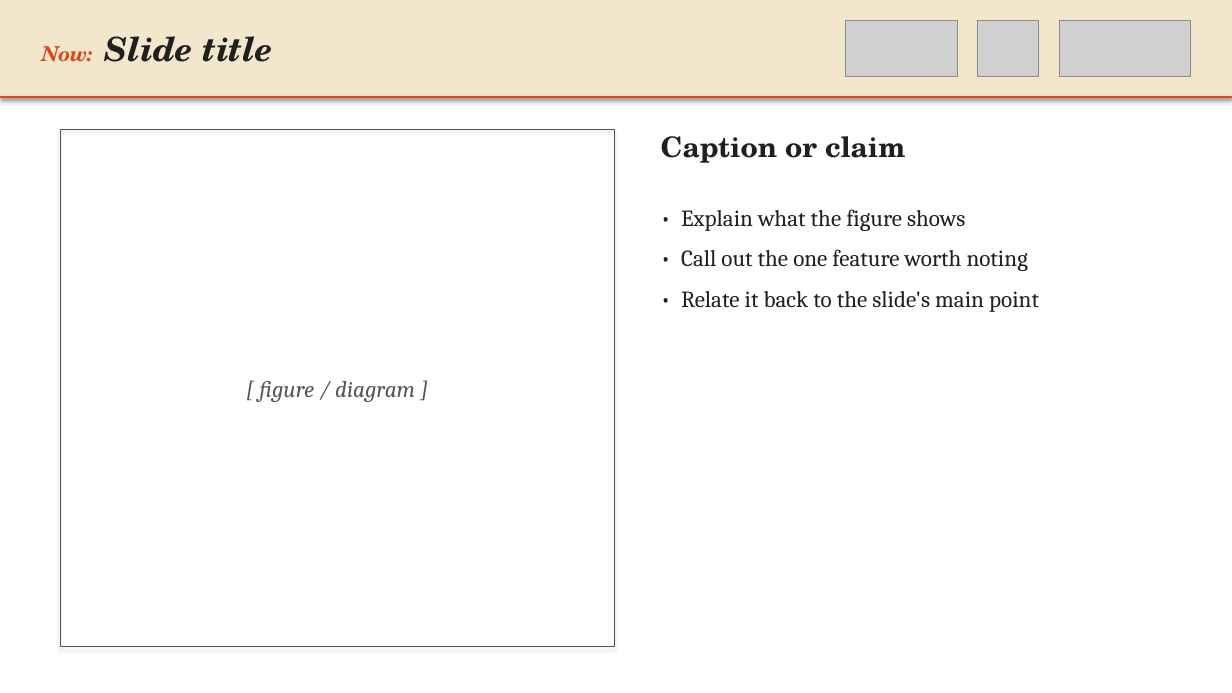
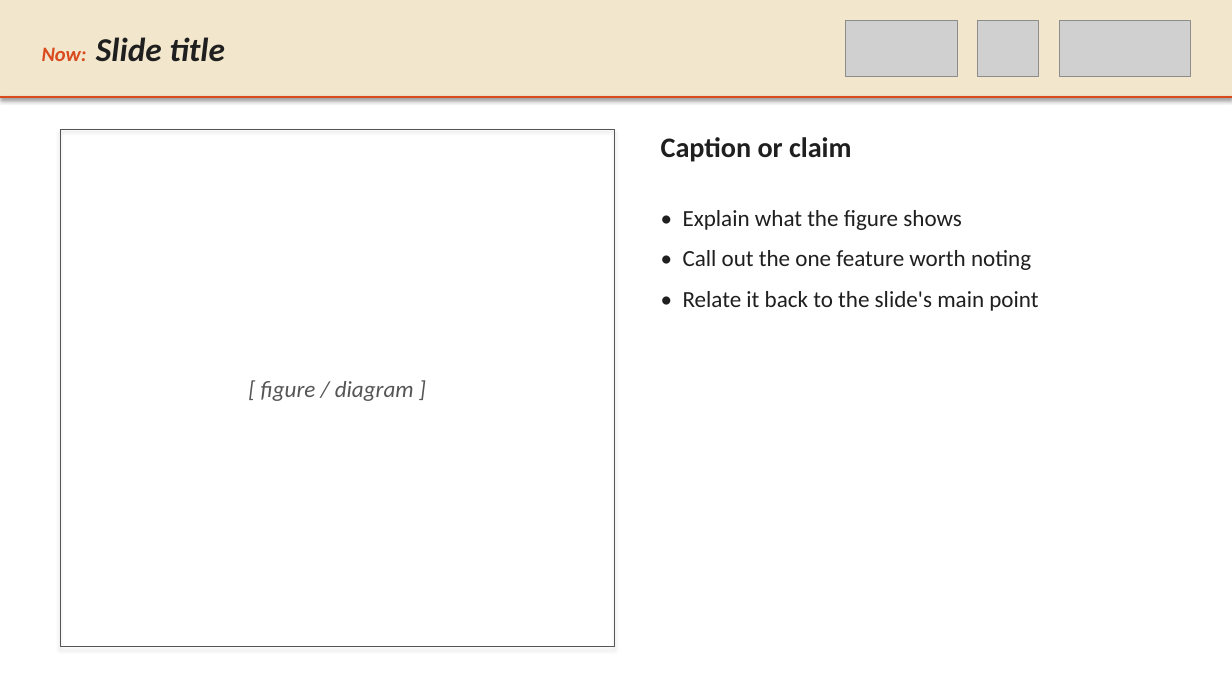
Before and after one commit to preordinary/KCLNLP_SlidesTemplate, a slide deck: slide 4 of templates/tree_yellow_texture/KCLNLP_TreeYellow.pptx. Drawn at 1232x693 pixels with LibreOffice and Linux fonts; fonts in the diff are those of the drawing; grey boxes stand for pictures. Boxes give left, top, right and bottom in pixels: in the first picture for what was removed or moved away, otherwise in the second. Text is boxed around its words. In the diff, an @@ line names an element or a change of style, - is before the commit and + after.

```diff
--- a/templates/tree_yellow_texture/KCLNLP_TreeYellow.pptx
+++ b/templates/tree_yellow_texture/KCLNLP_TreeYellow.pptx
@@ text "Now: Slide title" at [42,37,225,62]: font TeX Gyre Schola to Calibri @@
@@ text "[ figure / diagram ]" at [261,381,414,401]: font Cambria to Calibri @@
@@ text "Caption or claim" at [661,137,851,162]: font TeX Gyre Schola to Calibri @@
@@ text "• Explain what the figure ..." at [683,210,1038,311]: font Cambria to Calibri @@
```
Also in this commit, not shown: 4 other slides changed, 2 other files.
